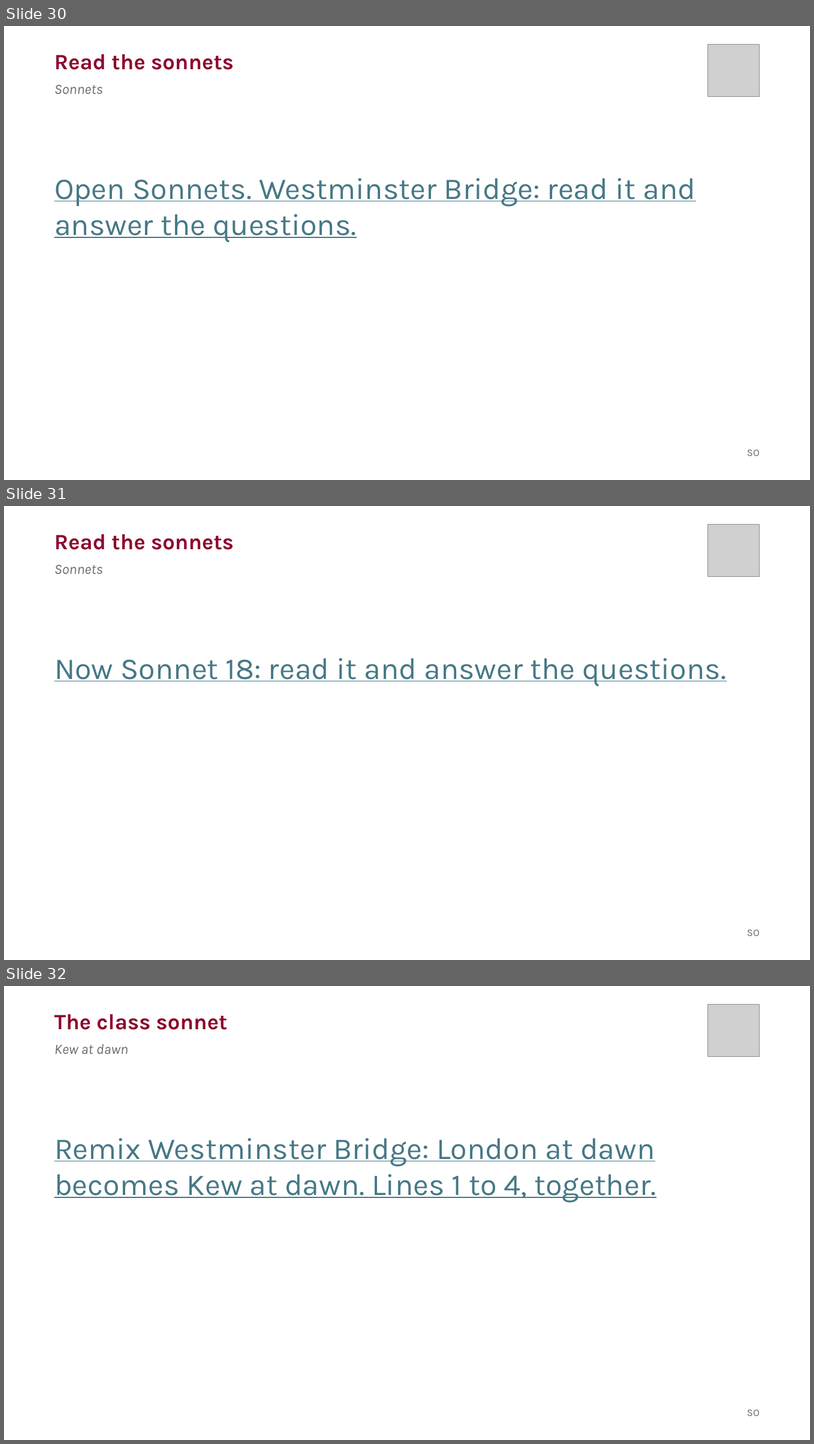
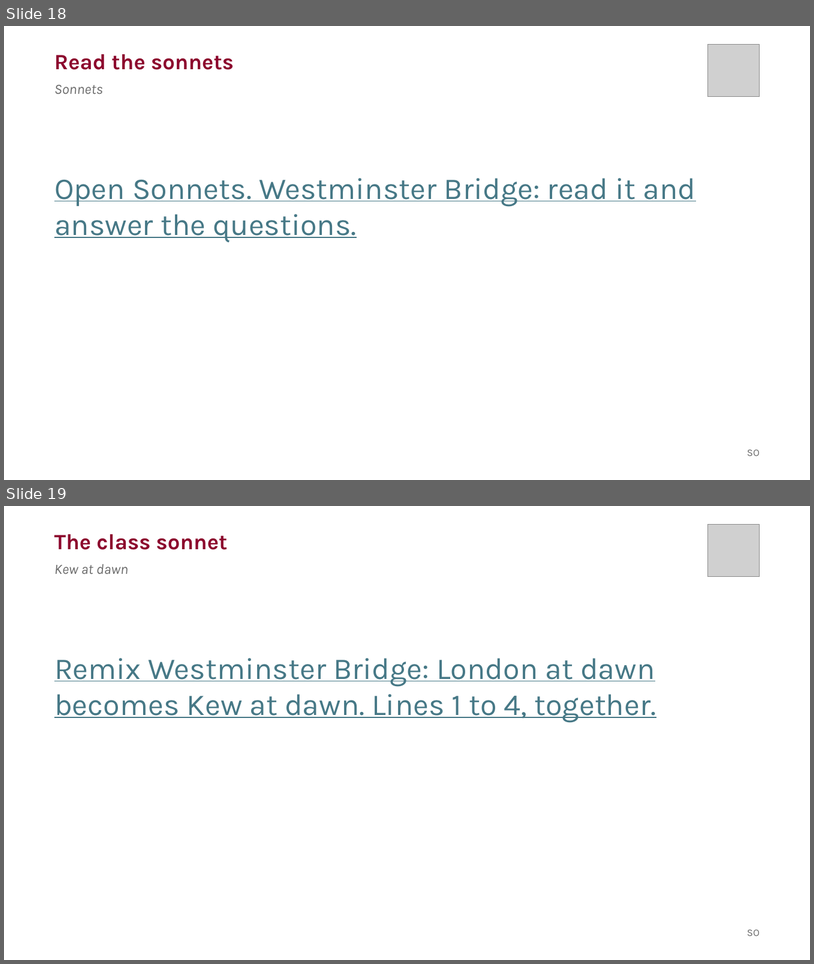
Before and after one commit to liaminhawai-cmd/Bone-Sparrow, a slide deck: SonnetsDeck.pptx. Shown one above the other, each under a label of ours: slides 30, 31 and 32 before the commit, slides 18 and 19 after it. The pictures are 814x1444 and 814x964 pixels, drawn with LibreOffice and Linux fonts; fonts in the diff are those of the drawing; grey boxes stand for pictures. Boxes give left, top, right and bottom in pixels: in the first picture for what was removed or moved away, otherwise in the second. Text is boxed around its words. In the diff, an @@ line names an element or a change of style, - is before the commit and + after.

```diff
--- a/SonnetsDeck.pptx
+++ b/SonnetsDeck.pptx
@@ slide 31 removed at (4, 506, 810, 960), background #FFFFFF @@
@@ text removed at (54, 534, 234, 550) @@
-Read the sonnets
@@ picture removed at (708, 525, 760, 577) @@
@@ text removed at (54, 565, 103, 574) @@
-Sonnets
@@ text removed at (54, 658, 727, 686) @@
-Now Sonnet 18: read it and answer the questions.
@@ text removed at (747, 929, 760, 936) @@
-SO
@@ what was slide 30 is now slide 18 @@
@@ what was slide 32 is now slide 19 @@
```
Also in this commit, not shown: 3 slides changed, 2 slides added, 14 other slides removed, 17 other files.
